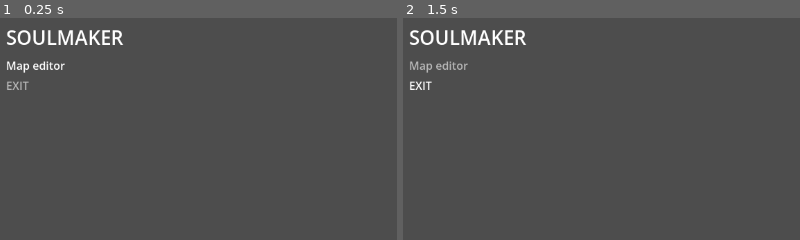
Above: before the commit, frames 1-2 (left to right).
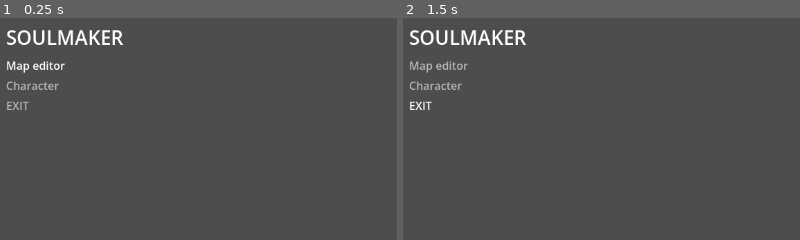
Above: after the commit, the same moments.

Repository: huhmiel-games/SoulMaker
Game: Godot game, scene res://scenes/main.tscn
The game is run twice, just before and just after one commit, with the same random seed, the same clock (stepped at 60 frames per second) and the same inputs.
Inputs (mouse positions are % of the whole screen's width and height, from its top left):
- Up to frame 1 (0.25 s): no input
- Up to frame 2 (1.5 s): tap Enter at 0.5 s; move the mouse to (55, 49) at 0.52 s; hold Tab 0.53-1.28 s; hold Up from 0.53 s (still down); click (55, 49) at 0.67 s; tap Space at 0.77, 1.25 s; move the mouse to (45, 50) at 1.27 s; tap Shift at 1.35 s
The pictures show only the part of the screen within x 0-50%, y 0-50%; the shares and areas given below are measured in that part.

The runs differ from the first frame. In frame 1, 0.4% of the frame differs, in the area x 1-15%, y 28-42%; in frame 2, 0.4%.

Commit message:
character_editor: v0 base gender/outfit per-slot mannequin + hub entry (tested headless)

Diff:
--- /dev/null
+++ b/scenes/ingame_editors/character_editor.tscn
@@ -0,0 +1,69 @@
+[gd_scene format=3]
+
+[ext_resource type="Script" path="res://src/ingame_editors/character_editor.gd" id="1"]
+[ext_resource type="Environment" path="res://scenes/ingame_editors/env_default.tres" id="2"]
+[ext_resource type="Script" path="res://src/runtime/orbit_camera_with_zoom.gd" id="3"]
+[ext_resource type="PackedScene" path="res://scenes/ui/generic_menu.tscn" id="4"]
+[ext_resource type="Script" path="res://src/ui/character_menu.gd" id="5"]
+[ext_resource type="PackedScene" path="res://scenes/ui/color_editor.tscn" id="6"]
+[ext_resource type="PackedScene" path="res://scenes/ui/editor_hud.tscn" id="7"]
+
+[sub_resource type="PlaneMesh" id="ground_mesh"]
+size = Vector2(8, 8)
+
+[node name="CharacterEditor" type="Node3D"]
+script = ExtResource("1")
+
+[node name="WorldEnvironment" type="WorldEnvironment" parent="."]
+environment = ExtResource("2")
+
+[node name="Sun" type="DirectionalLight3D" parent="."]
+transform = Transform3D(0.81915206, -0.3686878, 0.43938506, 0, 0.76604444, 0.6427876, -0.57357645, -0.52654076, 0.62750685, 0, 0, 0)
+light_energy = 1.1
+shadow_enabled = true
+
+[node name="CamPivot" type="Node3D" parent="."]
+transform = Transform3D(1, 0, 0, 0, 1, 0, 0, 0, 1, 0, 1, 0)
+script = ExtResource("3")
+
+[node name="SpringArm3D" type="SpringArm3D" parent="CamPivot"]
+spring_length = 3.2
+margin = 0.3
+
+[node name="Camera3D" type="Camera3D" parent="CamPivot/SpringArm3D"]
+current = true
+fov = 50.0
+
+[node name="Ground" type="StaticBody3D" parent="."]
+
+[node name="GroundMesh" type="MeshInstance3D" parent="Ground"]
+mesh = SubResource("ground_mesh")
+
+[node name="Body" type="Node3D" parent="."]
+
+[node name="Arms" type="Node3D" parent="."]
+
+[node name="Legs" type="Node3D" parent="."]
+
+[node name="Feet" type="Node3D" parent="."]
+
+[node name="Head" type="Node3D" parent="."]
+
+[node name="Accessories" type="Node3D" parent="."]
+
+[node name="MenuLayer" type="CanvasLayer" parent="."]
+
+[node name="MenuBack" type="ColorRect" parent="MenuLayer"]
+anchor_bottom = 1.0
+offset_right = 360.0
+grow_vertical = 2
+color = Color(0.02, 0.02, 0.03, 0.85)
+
+[node name="Menu" parent="MenuLayer" instance=ExtResource("4")]
+anchor_right = 0.0
+offset_right = 360.0
+script = ExtResource("5")
+
+[node name="Dresser" parent="MenuLayer" instance=ExtResource("6")]
+
+[node name="HUD" parent="MenuLayer" instance=ExtResource("7")]
--- /dev/null
+++ b/scenes/tests/clipping_test.tscn
@@ -0,0 +1,15 @@
+[gd_scene format=3 uid="uid://4c532f5yltl7"]
+
+[ext_resource type="PackedScene" uid="uid://lclejgeynsgo" path="res://assets/meshes/outfits/universal_outfit_free/Exports/glTF (Godot-Unreal)/Modular Parts/Female_Peasant_Body.gltf" id="1_lfj3g"]
+[ext_resource type="PackedScene" uid="uid://cxpobxowjjwox" path="res://assets/meshes/characters/Superhero_Female_FullBody.gltf" id="2_v8l3v"]
+[ext_resource type="PackedScene" uid="uid://di1rk55fhibf1" path="res://assets/meshes/outfits/universal_outfit_free/Exports/glTF (Godot-Unreal)/Modular Parts/Female_Ranger_Body.gltf" id="3_2io4q"]
+
+[node name="Node3D" type="Node3D" unique_id=1327902577]
+
+[node name="Female_Peasant_Body2" parent="." unique_id=1467834386 instance=ExtResource("1_lfj3g")]
+
+[node name="Superhero_Female_FullBody" parent="." unique_id=1071056631 instance=ExtResource("2_v8l3v")]
+visible = false
+
+[node name="Female_Ranger_Body2" parent="." unique_id=1894529149 instance=ExtResource("3_2io4q")]
+visible = false
--- /dev/null
+++ b/src/ingame_editors/character_editor.gd
@@ -0,0 +1,187 @@
+class_name CharacterEditor
+extends Node3D
+
+## Character editor v0 (base): gender + per-slot outfit picker with a live
+## mannequin preview. Session-only (defaults Male/Peasant every boot;
+## GameState persistence comes later when the game reads the config).
+## Six slots (Body/Arms/Legs/Feet/Head/Accessories), two outfits
+## (Peasant/Ranger — extend OUTFITS plus part_file for more). Parts are
+## Modular-Parts glTF dressed toon by a hidden ColorEditor (normals +
+## ORM-metal specular, the validated look). The left panel is a
+## CharacterMenu (GenericMenu subclass): value rows cycle live on L/R,
+## A/E resets to default, explicit Back rows only (menu grammar, no B).
+## Run: Godot --path . scenes/ingame_editors/character_editor.tscn
+
+const PART_DIR := "res://assets/meshes/outfits/universal_outfit_free/Exports/glTF (Godot-Unreal)/Modular Parts/"
+const GENDERS: Array[String] = ["Male", "Female"]
+const OUTFITS: Array[String] = ["Peasant", "Ranger"]
+const SLOTS: Array[StringName] = [&"Body", &"Arms", &"Legs", &"Feet", &"Head", &"Accessories"]
+
+var _gender := 0
+var _outfit := {} # StringName slot -> int index into OUTFITS
+var _dresser: ColorEditor = null
+var _menu: CharacterMenu = null
+
+
+func _ready() -> void:
+	_dresser = get_node_or_null("MenuLayer/Dresser") as ColorEditor
+	_menu = get_node_or_null("MenuLayer/Menu") as CharacterMenu
+	if _dresser == null or _menu == null:
+		push_error("[Character] missing Dresser or Menu node")
+		return
+	for slot in SLOTS:
+		_outfit[slot] = 0
+		_apply_slot(slot)
+	print("[Character] ready (gender %s, all slots %s)" % [GENDERS[_gender], OUTFITS[0]])
+	_menu.enter_root(self)
+	if "--chartest" in OS.get_cmdline_user_args() or "--chartest" in OS.get_cmdline_args():
+		_run_headless_test()
+
+
+## glTF file for a (gender, outfit, slot) combo, "" when the combo ships no
+## part (Peasant has no Head/Accessories; Ranger side names are irregular:
+## Feet_Boots on male, Head_Hood, Acc_Pauldron vs Acc_Pauldrons).
+func part_file(gender: String, outfit: String, slot: StringName) -> String:
+	match slot:
+		&"Head":
+			if outfit != "Ranger":
+				return ""
+			return "%s%s_%s_Head_Hood.gltf" % [PART_DIR, gender, outfit]
+		&"Accessories":
+			if outfit != "Ranger":
+				return ""
+			if gender == "Male":
+				return PART_DIR + "Male_Ranger_Acc_Pauldron.gltf"
+			return PART_DIR + "Female_Ranger_Acc_Pauldrons.gltf"
+		&"Feet":
+			if gender == "Male" and outfit == "Ranger":
+				return PART_DIR + "Male_Ranger_Feet_Boots.gltf"
+			return "%s%s_%s_Feet.gltf" % [PART_DIR, gender, outfit]
+		&"Body", &"Arms", &"Legs":
+			return "%s%s_%s_%s.gltf" % [PART_DIR, gender, outfit, String(slot)]
+	return ""
+
+
+## Swap one slot to its current (gender, outfit) combo, dressed toon.
+func _apply_slot(slot: StringName) -> void:
+	var holder := get_node_or_null(String(slot)) as Node3D
+	if holder == null:
+		push_error("[Character] missing slot node %s" % slot)
+		return
+	for c in holder.get_children():
+		holder.remove_child(c)
+		c.queue_free()
+	var path := part_file(GENDERS[_gender], OUTFITS[int(_outfit[slot])], slot)
+	if path.is_empty():
+		print("[Character] %s: no part (%s %s)" % [String(slot), GENDERS[_gender], OUTFITS[int(_outfit[slot])]])
+		return
+	var packed := load(path) as PackedScene
+	if packed == null:
+		push_error("[Character] cannot load %s" % path)
+		return
+	holder.add_child(packed.instantiate())
+	_dresser.reset_target(holder)
+	print("[Character] %s -> %s" % [String(slot), path.get_file()])
+
+
+func _apply_all() -> void:
+	for slot in SLOTS:
+		_apply_slot(slot)
+
+
+## Menu verbs (GenericMenu value rows: get = display, adjust(L/R) = cycle,
+## reset(A/E) = default). Adjust ignores its return; the row re-renders.
+func gender_display() -> String:
+	return GENDERS[_gender]
+
+
+func adjust_gender(dir: int) -> void:
+	_gender = posmod(_gender + dir, GENDERS.size())
+	_apply_all()
+	print("[Character] gender %s" % GENDERS[_gender])
+
+
+func reset_gender() -> void:
+	_gender = 0
+	_apply_all()
+
+
+func slot_display(slot: StringName) -> String:
+	if part_file(GENDERS[_gender], OUTFITS[int(_outfit[slot])], slot).is_empty():
+		return "--"
+	return OUTFITS[int(_outfit[slot])]
+
+
+func adjust_slot(slot: StringName, dir: int) -> void:
+	_outfit[slot] = posmod(int(_outfit[slot]) + dir, OUTFITS.size())
+	_apply_slot(slot)
+
+
+func reset_slot(slot: StringName) -> void:
+	_outfit[slot] = 0
+	_apply_slot(slot)
+
+
+## Headless self-test (--chartest): table lookups, live swap dressing, gender
+## swap keeping per-slot outfits. Run: Godot --headless --path . <scene> -- --chartest
+func _run_headless_test() -> void:
+	await get_tree().process_frame
+	await get_tree().process_frame
+	var fails := 0
+	fails += _expect("peasant head absent", part_file("Male", "Peasant", &"Head").is_empty())
+	fails += _expect("peasant acc absent", part_file("Female", "Peasant", &"Accessories").is_empty())
+	fails += _expect("ranger hood male", part_file("Male", "Ranger", &"Head").ends_with("Male_Ranger_Head_Hood.gltf"))
+	fails += _expect("ranger boots male", part_file("Male", "Ranger", &"Feet").ends_with("Male_Ranger_Feet_Boots.gltf"))
+	fails += _expect("ranger pauldrons female", part_file("Female", "Ranger", &"Accessories").ends_with("Female_Ranger_Acc_Pauldrons.gltf"))
+	fails += _expect("body dressed", _dressed_count(&"Body") > 0)
+	fails += _expect("arms dressed", _dressed_count(&"Arms") > 0)
+	fails += _expect("legs dressed", _dressed_count(&"Legs") > 0)
+	fails += _expect("feet dressed", _dressed_count(&"Feet") > 0)
+	fails += _expect("head empty", _dressed_count(&"Head") == 0)
+	adjust_slot(&"Body", 1)
+	fails += _expect("body ranger shown", slot_display(&"Body") == "Ranger")
+	fails += _expect("body redressed", _dressed_count(&"Body") > 0)
+	adjust_gender(1)
+	fails += _expect("gender female", gender_display() == "Female")
+	fails += _expect("body outfit kept", slot_display(&"Body") == "Ranger")
+	fails += _expect("female body dressed", _dressed_count(&"Body") > 0)
+	reset_gender()
+	reset_slot(&"Body")
+	fails += _expect("back to male peasant", gender_display() == "Male" and slot_display(&"Body") == "Peasant")
+	# 4. Real menu Callable path (L/R = adjust.call(dir), A/E = reset.call()):
+	# the bound slot must survive the int arg (regression: bind order crash).
+	_menu._push()
+	var body_entry := {}
+	for e in _menu._entries:
+		if e is Dictionary and String(e.get("label", "")) == "Body":
+			body_entry = e
+	fails += _expect("menu body row found", not body_entry.is_empty())
+	if not body_entry.is_empty():
+		(body_entry["adjust"] as Callable).call(1)
+		fails += _expect("menu L/R cycles outfit", slot_display(&"Body") == "Ranger")
+		(body_entry["reset"] as Callable).call()
+		fails += _expect("menu A/E resets outfit", slot_display(&"Body") == "Peasant")
+	_menu._pop()
+	print("[CharTest] %d FAIL" % fails)
+	get_tree().quit()
+
+
+## Dressed = meshes under the slot holder carrying a toon override material.
+func _dressed_count(slot: StringName) -> int:
+	var n := 0
+	var holder := get_node_or_null(String(slot))
+	if holder == null:
+		return 0
+	for mi in ColorEditor._meshes_under(holder):
+		var mmi := mi as MeshInstance3D
+		if mmi == null or mmi.mesh == null:
+			continue
+		for s in mmi.mesh.get_surface_count():
+			if mmi.get_surface_override_material(s) is ShaderMaterial:
+				n += 1
+	return n
+
+
+func _expect(test_name: String, cond: bool) -> int:
+	print("[CharTest] %s %s" % ["PASS" if cond else "FAIL", test_name])
+	return 0 if cond else 1
--- /dev/null
+++ b/src/ui/character_menu.gd
@@ -0,0 +1,82 @@
+class_name CharacterMenu
+extends GenericMenu
+
+## Left-panel menu of the character editor (two levels, swapped in place so
+## the mannequin stays dressed): root = Gender value row + Outfit submenu +
+## Back to hub; outfit level = one value row per slot + Back. Value rows
+## cycle live on L/R (tab_prev/tab_next) and reset on A/E; navigation is
+## explicit rows only (B is inert in menus, same as MapMenu). The menu's own
+## HUD is hidden (it would squash into the 360px strip); hints and toasts go
+## to the editor's fullscreen HUD instead.
+
+const HUB_SCENE := "res://scenes/main.tscn"
+
+var _level := 0 # 0 root, 1 outfit slots
+var _host: CharacterEditor = null
+
+
+func _ready() -> void:
+	super._ready()
+	if hud != null:
+		hud.visible = false
+
+
+## Called by the host after boot (GenericMenu._ready runs before the host
+## exists, so the first _load_entries is empty and this refresh fills it).
+func enter_root(host: CharacterEditor) -> void:
+	_host = host
+	_level = 0
+	_refresh_list()
+
+
+func _menu_title() -> String:
+	return "OUTFIT" if _level == 1 else "CHARACTER"
+
+
+func _menu_hint() -> String:
+	return "Up/Down select · L/R change · A/E reset"
+
+
+func _load_entries() -> Array:
+	if _host == null:
+		return []
+	if _level == 1:
+		var out: Array = []
+		for slot in CharacterEditor.SLOTS:
+			var s := slot
+			# Note: Callable.bind() appends bound args AFTER call-time args,
+			# but GenericMenu calls adjust.call(dir) — so lambdas keep the
+			# (slot, dir) host order instead of bind().
+			out.append({"label": String(s), "kind": "value",
+				"get": _host.slot_display.bind(s),
+				"adjust": func(dir: int) -> void: _host.adjust_slot(s, dir),
+				"reset": _host.reset_slot.bind(s)})
+		out.append({"label": "[ ← Back ]", "call": _pop})
+		return out
+	return [
+		{"label": "Gender", "kind": "value",
+			"get": _host.gender_display,
+			"adjust": _host.adjust_gender,
+			"reset": _host.reset_gender},
+		{"label": "Outfit >", "call": _push},
+		{"label": "[ ← Back ]", "open": HUB_SCENE},
+	]
+
+
+func _push() -> void:
+	_level = 1
+	_refresh_list()
+	title_label.text = _menu_title()
+
+
+func _pop() -> void:
+	_level = 0
+	_refresh_list()
+	title_label.text = _menu_title()
+
+
+func _notice(msg: String) -> void:
+	print("[CharacterMenu] %s" % msg)
+	var outer := get_tree().current_scene.get_node_or_null("MenuLayer/HUD")
+	if outer != null and outer.has_method("flash"):
+		(outer as EditorHUD).flash(msg)
--- a/src/ui/main_menu.gd
+++ b/src/ui/main_menu.gd
@@ -7,6 +7,7 @@
 
 const HUB_ENTRIES: Array = [
 	{"label": "Map editor", "open": "res://scenes/ingame_editors/map_editor_menu.tscn"},
+	{"label": "Character", "open": "res://scenes/ingame_editors/character_editor.tscn"},
 	{"label": "EXIT", "quit": true},
 ]
 
Not shown, added: src/ingame_editors/character_editor.gd.uid
Not shown, added: src/ui/character_menu.gd.uid
Not shown, changed: WORKLOG.md
Not shown, changed: concepts_and_docs/features.md
Not shown, changed: concepts_and_docs/roadmap.md
